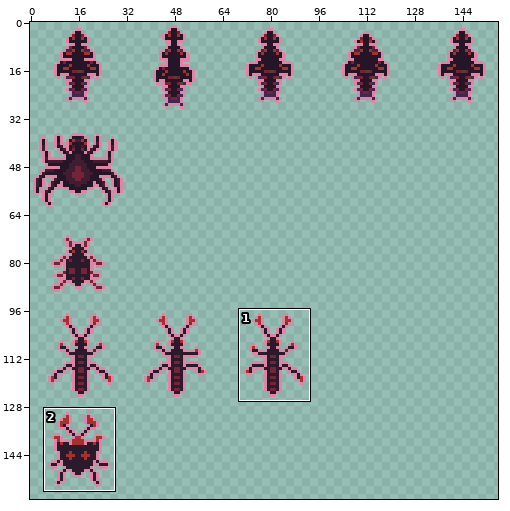
Pixel-art file -- src/assets/creeps.aseprite. The picture above shows the old version from afar; the outline marks the close-up.
Close-up. The starting point:
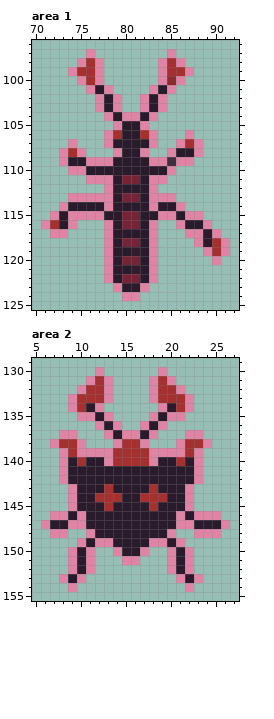
512x512 pixels, 1 frame. Colours within 5 levels of each other are drawn and written as one. Shown: area 1: x 70..92, y 96..125; area 2: x 5..27, y 129..155. The wide view leaves out empty margins. The commit also changed other parts of the picture, which this record leaves out.
The same view after the edit:
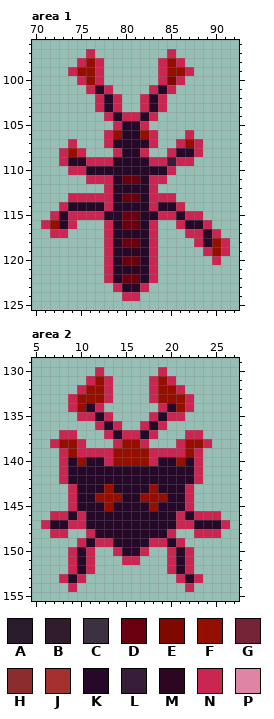
Palette (. is transparent): A #291b2c  B #311c2d  C #3d3040  D #6a000f  E #7f0900  F #950f00  G #752438  H #8c2c2f  J #a43030  K #260928  L #381d3a  M #2d0621  N #cb2551  P #df84a5
From old to new:
Changed rows in their new state; - is an unchanged pixel.
Area 1:
first column x 71:
 97 -----N--------N------
 98 ----NFN------NFN-----
 99 ---NFFN------NFFN----
100 ----NFN------NEN-----
101 -----NKN----NKN------
102 ------NKN--NKN-------
103 ------NKN--NKN-------
104 -------NKNNKN--------
105 --------NKKN---------
106 -------NFKKFN---N----
107 ---N---NKKKKN--NFN---
108 --NFN---NKKN--NKKN---
109 --NKKNNNKKKKNNLNN----
110 ---NNKKKKKKKKKN------
111 -----NNNKDDKNN-------
112 -------NKKKKN--------
113 ---NNNNNKDDKNNN------
114 --NKKKKNKKKKNKKN-----
115 -NKNNNNKKDDKKNNKNN---
116 NFKN---NKDDKN--NKKN--
117 -NN----NKKKKN---NNKN-
118 -------NKDDKN----NKFN
119 -------NKKMKN-----NFN
120 -------NKDDKN------N-
121 -------NKKMKN--------
122 -------NKDDKN--------
123 --------NKKN---------
124 ---------NN----------
Area 2:
first column x 6:
130 ------N------N-------
131 -----NFN----NFN------
132 ----NFFN----NFFN-----
133 ---NFFFN----NFFFN----
134 ---NFKN------NKFN----
135 ----NNKN----NKNN-----
136 ------NKN--NKN-------
137 --NN---NKNNKN---NN---
138 -NFFN---NFFN---NFFN--
139 --NFNNNNFFFFNNNNFN---
140 --NKFKKNFFFFNKKFKN---
141 --NKKKKKKKKKKKKKKN---
142 --NKKKKKKKKKKKKKKN---
143 ---NKKKFKKKKFKKKN----
144 ---NKKFFFKKFFFKKN----
145 ---NKKKFKKKKFKKKN----
146 -NNKNKKKKKKKKKKNKNNN-
147 NKKNNKKKKKKKKKKNNKKKN
148 -NN--NKKKKKKKKN--NNN-
149 ----NKNNKKKKNNKN-----
150 ---NKN--NKKN--NKN----
151 ---NKN---NN---NKN----
152 ---NKN--------NKN----
153 --NKN----------NKN---
154 ---N------------N----
